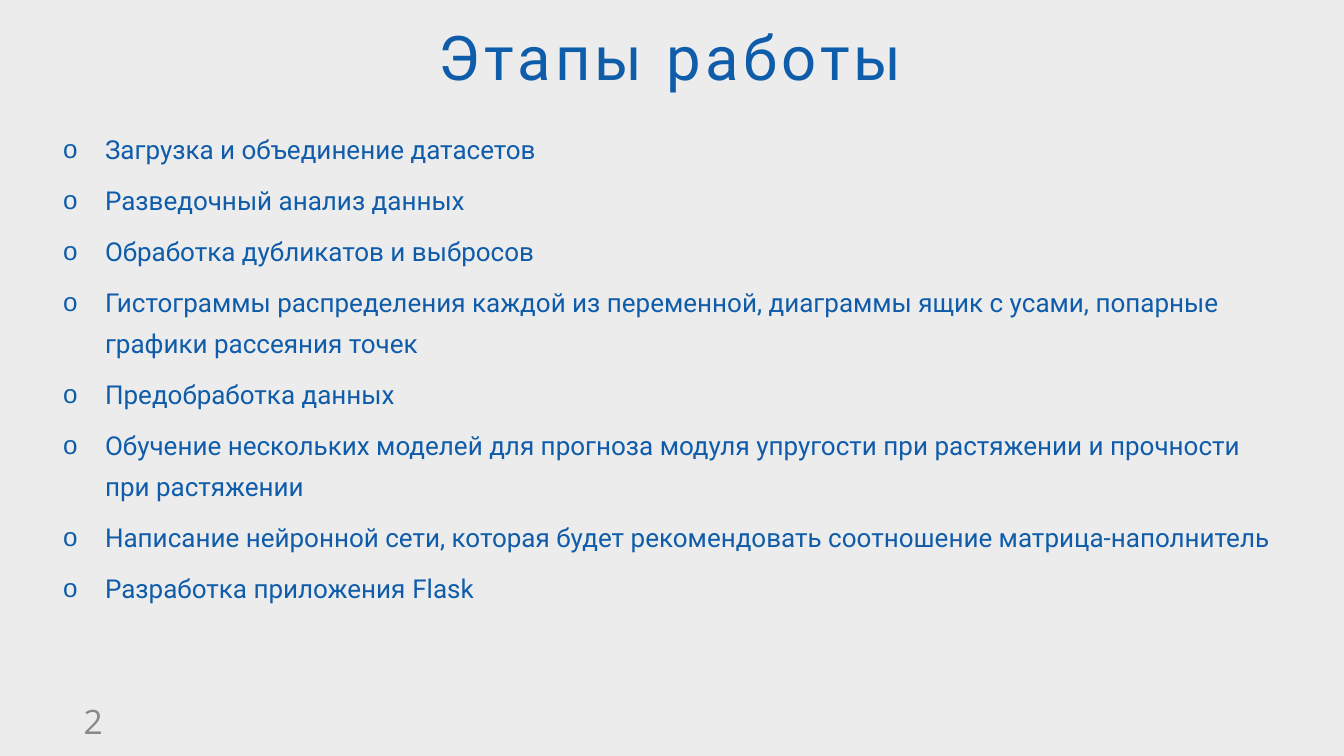
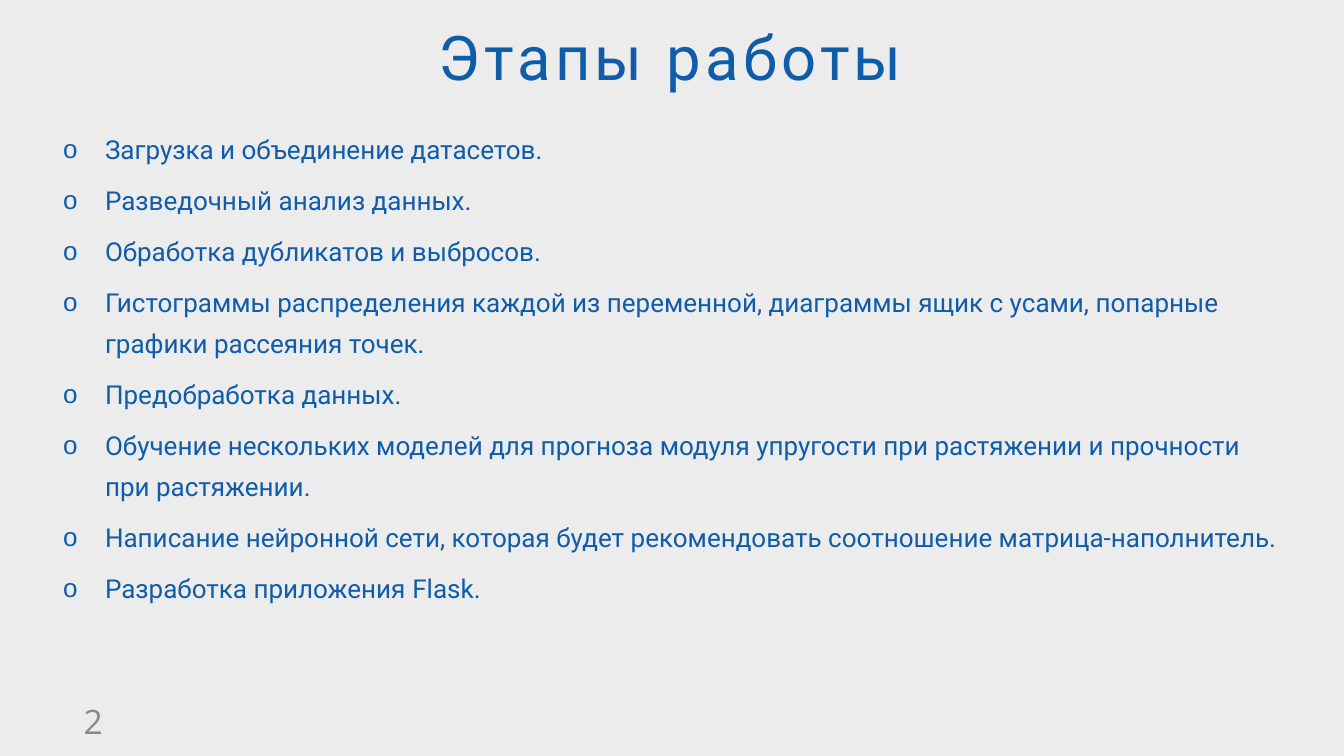
Before and after one commit to ritulupov/BKP, a slide deck: slide 2 of Презентация Тулупов Р И.pptx. Drawn at 1344x756 pixels with LibreOffice and Linux fonts; fonts in the diff are those of the drawing; background and template pictures are left out. Boxes give left, top, right and bottom in pixels: in the first picture for what was removed or moved away, otherwise in the second. Text is boxed around its words. In the diff, an @@ line names an element or a change of style, - is before the commit and + after.

```diff
--- a/Презентация Тулупов Р И.pptx
+++ b/Презентация Тулупов Р И.pptx
@@ text at (105, 139, 1276, 604): text changed @@
-o Загрузка и объединение датасетов
-o Разведочный анализ данных
-o Обработка дубликатов и выбросов
-o Гистограммы распределения каждой из переменной, диаграммы ящик с усами, попарные графики рассеяния точек
-o Предобработка данных
-o Обучение нескольких моделей для прогноза модуля упругости при растяжении и прочности при растяжении
-o Написание нейронной сети, которая будет рекомендовать соотношение матрица-наполнитель
-o Разработка приложения Flask
+o Загрузка и объединение датасетов.
+o Разведочный анализ данных.
+o Обработка дубликатов и выбросов.
+o Гистограммы распределения каждой из переменной, диаграммы ящик с усами, попарные графики рассеяния точек.
+o Предобработка данных.
+o Обучение нескольких моделей для прогноза модуля упругости при растяжении и прочности при растяжении.
+o Написание нейронной сети, которая будет рекомендовать соотношение матрица-наполнитель.
+o Разработка приложения Flask.
```
Also in this commit, not shown: 6 other slides changed, 1 slide added, 1 slide removed, 4 other files.
